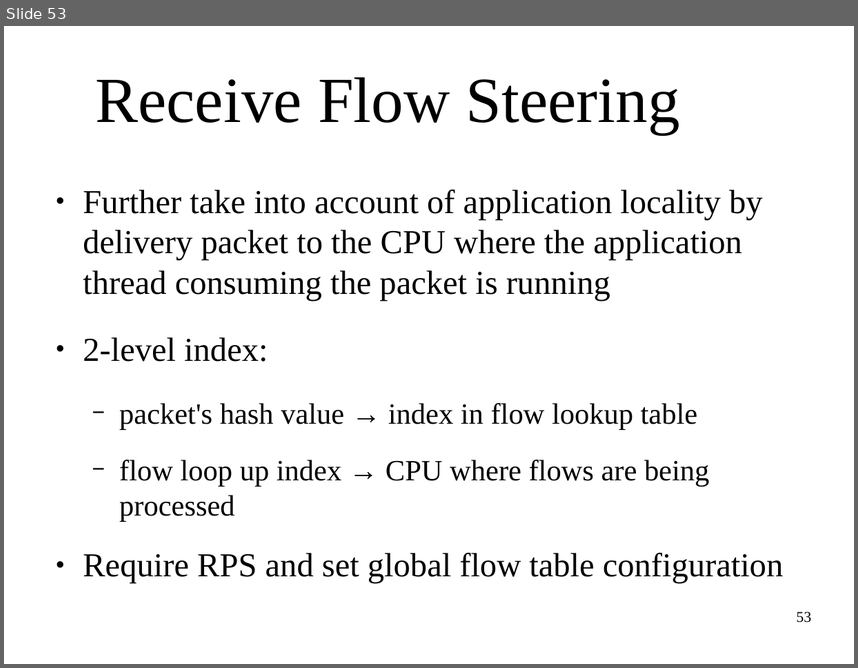
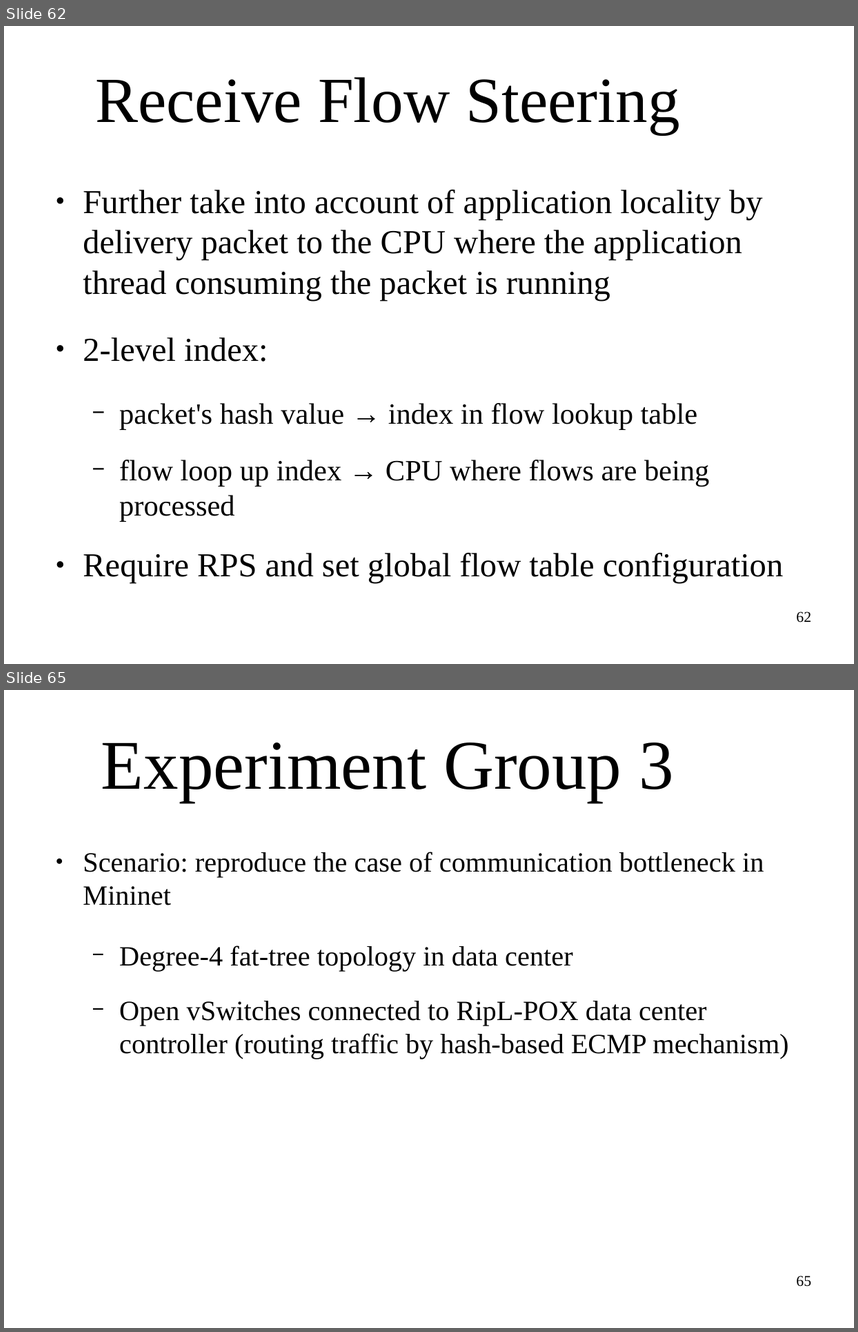
Before and after one commit to littlepretty/OralExam2015, a slide deck: VirtualTime.odp. Shown one above the other, each under a label of ours: slide 53 before the commit, slides 62 and 65 after it; the slides between them are not shown. The pictures are 858x668 and 858x1332 pixels, drawn with LibreOffice and Linux fonts; fonts in the diff are those of the drawing; background and template pictures are left out. Boxes give left, top, right and bottom in pixels: in the first picture for what was removed or moved away, otherwise in the second. Text is boxed around its words. In the diff, an @@ line names an element or a change of style, - is before the commit and + after.

```diff
--- a/VirtualTime.odp
+++ b/VirtualTime.odp
@@ slide 65 added at (4, 690, 854, 1328), background picture (left out) @@
@@ title added at (101, 742, 675, 802), 65.1 pt, text #000000 @@
+Experiment Group 3
@@ text added at (83, 851, 789, 1059), 26 pt, text #000000 @@
+● Scenario: reproduce the case of communication bottleneck in Mininet
+  − Degree-4 fat-tree topology in data center
+  − Open vSwitches connected to RipL-POX data center controller (routing traffic by hash-based ECMP mechanism)
@@ page number added at (796, 1275, 811, 1286), 14 pt, text #000000 @@
+65
@@ what was slide 53 is now slide 62 @@
@@ page number at (796, 611, 811, 622): text changed @@
-53
+62
```
Also in this commit, not shown: 2 slides changed, 8 other slides added, 7 slides removed.
